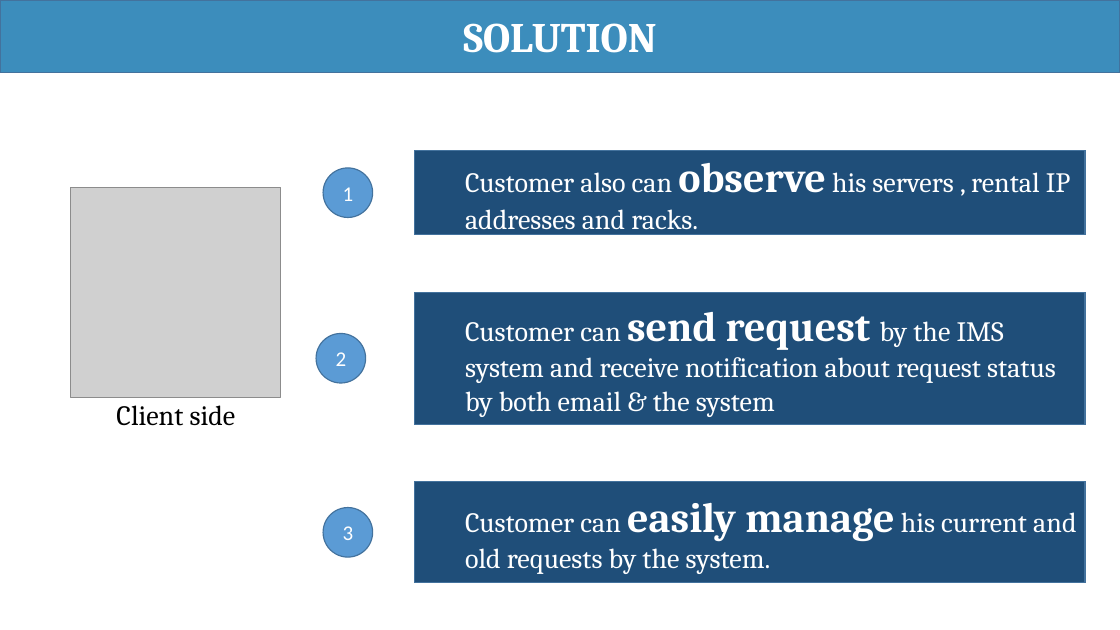
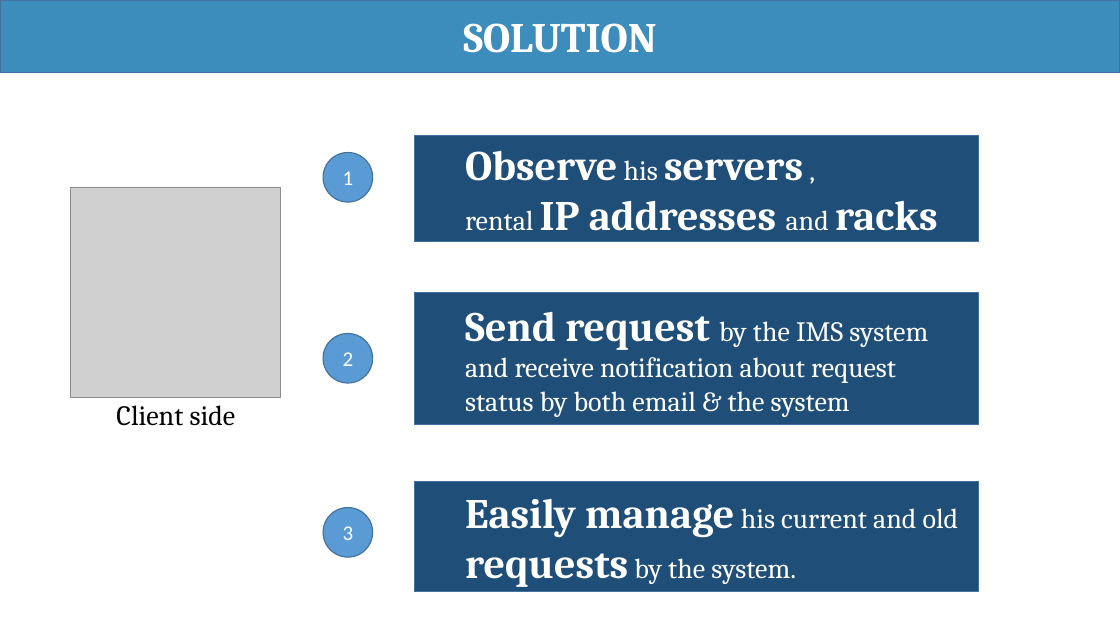
Before and after one commit to haltt051093/IMS-datacenter, a slide deck: slide 7 of Document/Presentation/IMS_20160413_Presentation.pptx. Drawn at 1120x630 pixels with LibreOffice and Linux fonts; fonts in the diff are those of the drawing; grey boxes stand for pictures. Boxes give left, top, right and bottom in pixels: in the first picture for what was removed or moved away, otherwise in the second. Text is boxed around its words. In the diff, an @@ line names an element or a change of style, - is before the commit and + after.

Commit message:
update presentation

```diff
--- a/Document/Presentation/IMS_20160413_Presentation.pptx
+++ b/Document/Presentation/IMS_20160413_Presentation.pptx
@@ rectangle "Observe his servers ,": place and size @@
-rectangle "Observe his servers ," at <box>415,150,1086,234</box>
+rectangle "Observe his servers ," at <box>415,135,979,242</box>
@@ ellipse "1": place and size @@
-ellipse "1" at <box>323,168,373,218</box>
+ellipse "1" at <box>323,153,373,202</box>
@@ text in rectangle at <box>465,150,938,231</box>: text changed; size 24 to 36 pt; bold on @@
-  Customer also can observe his servers , rental IP addresses and racks.
+  Observe his servers ,
+  rental IP addresses and racks
@@ rectangle "Send request by the IMS ...": place and size @@
-rectangle "Send request by the IMS ..." at <box>415,292,1086,424</box>
+rectangle "Send request by the IMS ..." at <box>415,292,979,424</box>
@@ text in rectangle at <box>465,311,928,417</box>: text changed @@
-  Customer can send request by the IMS system and receive notification about request status by both email & the system
+  Send request by the IMS system and receive notification about request status by both email & the system
@@ ellipse "2": place and size @@
-ellipse "2" at <box>316,334,365,383</box>
+ellipse "2" at <box>323,334,373,383</box>
@@ rectangle "Easily manage his current and ...": place and size @@
-rectangle "Easily manage his current and ..." at <box>415,482,1086,583</box>
+rectangle "Easily manage his current and ..." at <box>415,482,979,592</box>
@@ text in rectangle at <box>465,498,959,587</box>: text changed @@
-  Customer can easily manage his current and old requests by the system.
+  Easily manage his current and old requests by the system.
```
Also in this commit, not shown: 7 other slides changed, 2 slides added, 1 slide removed, 3 other files.
